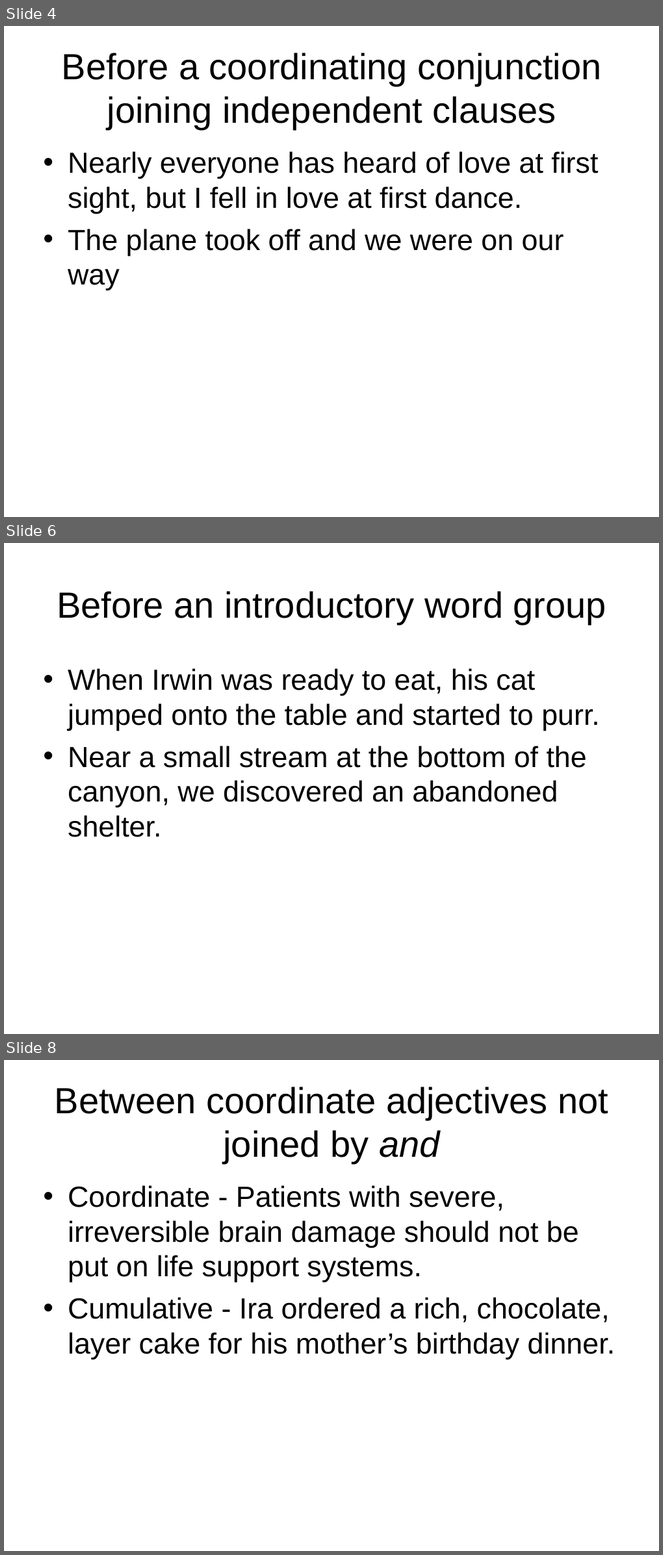
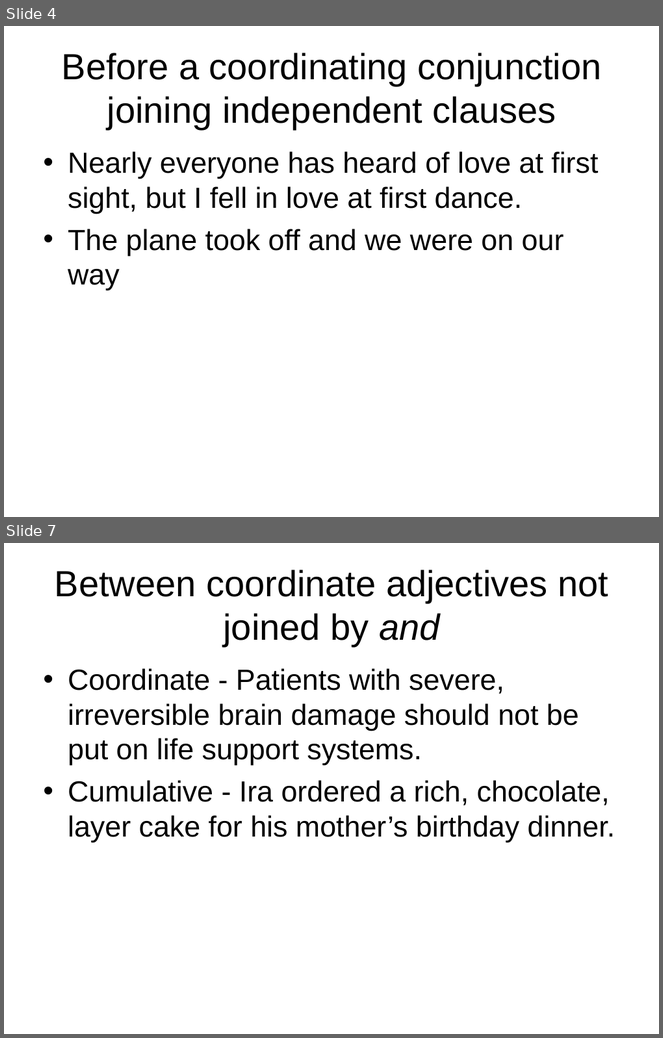
Before and after one commit to palmerc/lab, a slide deck: classes/engl4190/commas_and_end_punctuation.odp. Shown one above the other, each under a label of ours: slides 4, 6 and 8 before the commit, slides 4 and 7 after it; the slides between them are not shown. The pictures are 663x1555 and 663x1038 pixels, drawn with LibreOffice and Linux fonts; fonts in the diff are those of the drawing. Boxes give left, top, right and bottom in pixels: in the first picture for what was removed or moved away, otherwise in the second. Text is boxed around its words. In the diff, an @@ line names an element or a change of style, - is before the commit and + after.

```diff
--- a/classes/engl4190/commas_and_end_punctuation.odp
+++ b/classes/engl4190/commas_and_end_punctuation.odp
@@ slide 6 removed at (x1=4, y1=543, x2=659, y2=1034), background #FFFFFF @@
@@ title removed at (x1=57, y1=591, x2=607, y2=624) @@
-Before an introductory word group
@@ text removed at (x1=68, y1=668, x2=600, y2=837) @@
-• When Irwin was ready to eat, his cat jumped onto the table and started to purr.
-• Near a small stream at the bottom of the canyon, we discovered an abandoned shelter.
@@ what was slide 8 is now slide 7 @@
```
Also in this commit, not shown: 5 slides changed.
